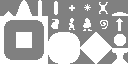
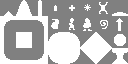
Two versions of the same layered image (w=128, h=64). Layer-by-layer changes:
painted on "Line_Vertical" over [54, 1, 58, 15]
